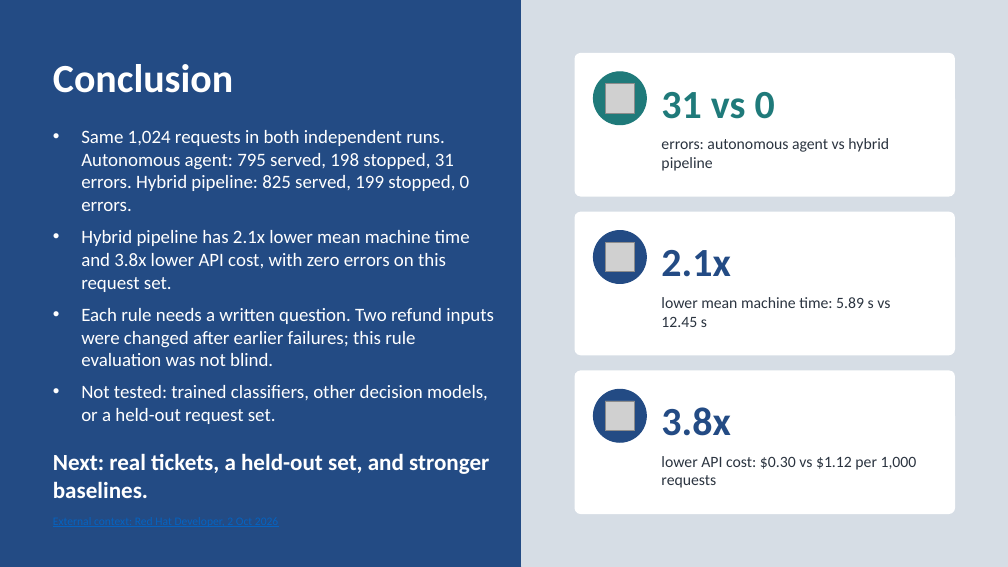
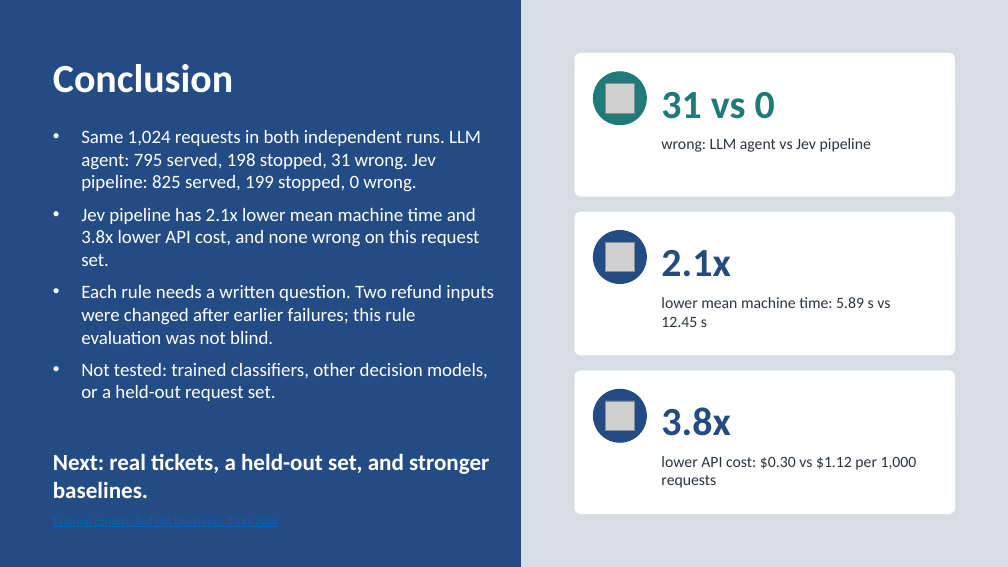
Before and after one commit to neilonthesky/english-presentation, a slide deck: slide 28 of slides/deck.pptx. Drawn at 1008x567 pixels with LibreOffice and Linux fonts; fonts in the diff are those of the drawing; grey boxes stand for pictures. Boxes give left, top, right and bottom in pixels: in the first picture for what was removed or moved away, otherwise in the second. Text is boxed around its words. In the diff, an @@ line names an element or a change of style, - is before the commit and + after.

```diff
--- a/slides/deck.pptx
+++ b/slides/deck.pptx
@@ text at bbox=[81, 130, 481, 266]: text changed @@
-• Same 1,024 requests in both independent runs. Autonomous agent: 795 served, 198 stopped, 31 errors. Hybrid pipeline: 825 served, 199 stopped, 0 errors.
-• Hybrid pipeline has 2.1x lower mean machine time and 3.8x lower API cost, with zero errors on this request set.
+• Same 1,024 requests in both independent runs. LLM agent: 795 served, 198 stopped, 31 wrong. Jev pipeline: 825 served, 199 stopped, 0 wrong.
+• Jev pipeline has 2.1x lower mean machine time and 3.8x lower API cost, and none wrong on this request set.
@@ text at bbox=[661, 138, 871, 152]: text changed @@
-errors: autonomous agent vs hybrid pipeline
+wrong: LLM agent vs Jev pipeline
```
Also in this commit, not shown: 2 other slides changed, 8 other files.
